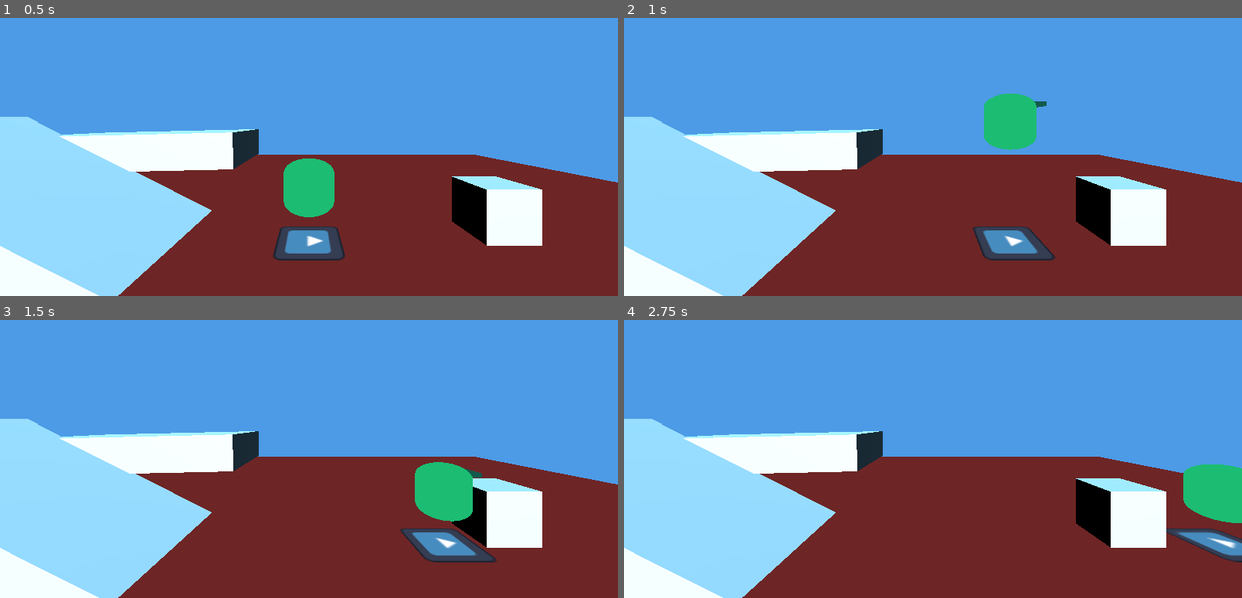
Above: before the commit, frames 1-4 (two rows, left to right).
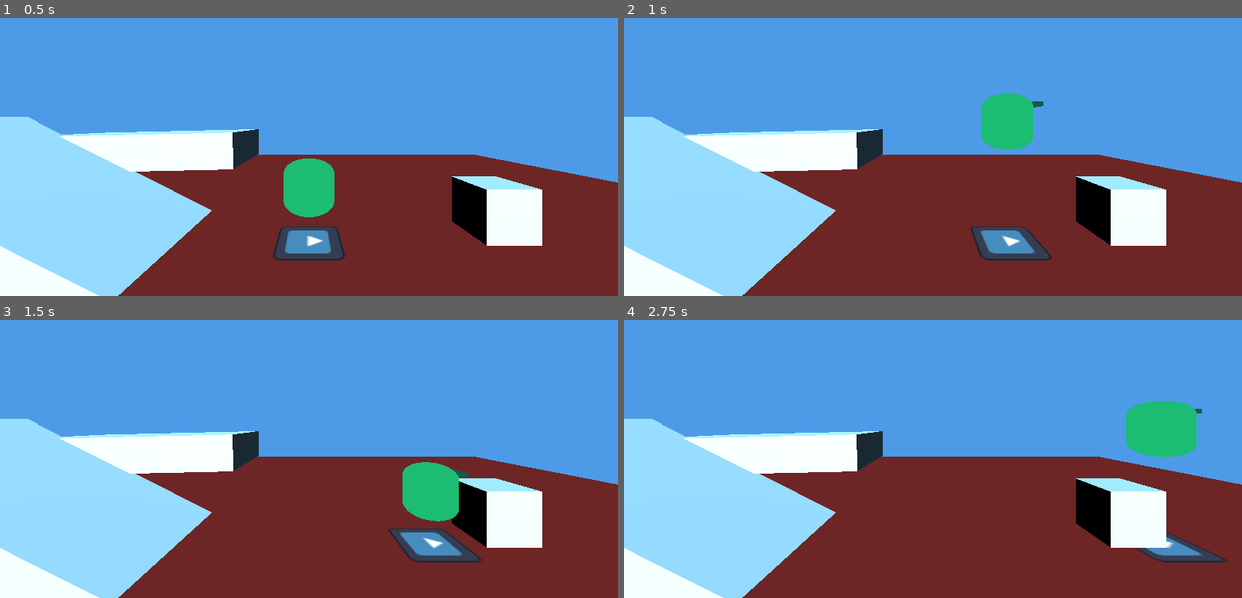
Above: after the commit, the same moments.

Repository: mcthaydt/cabaret-template
Game: Godot game, scene res://templates/base_scene_template.tscn
Same seed, same stepped clock (60 frames per second), same inputs: the game is played once before the commit and once after it. The engine's default icon, where the game draws it, is replaced by a stand-in: a white triangle on a blue panel in a dark square.
Inputs (mouse positions are in pixels of both pictures, inside the frame that each line leads up to):
- Up to frame 1 (0.5 s): no input
- Up to frame 2 (1 s): tap Enter at 0.5 s; move the mouse to (1068, 104) at 0.52 s; hold D (move_right) from 0.53 s (still down); tap Shift (sprint) at 0.6 s; click (1068, 104) at 0.67 s; tap Space (jump) at 0.77 s
- Up to frame 3 (1.5 s): release D (move_right) at 1.25 s; drag from (185, 442) to (278, 492) at 1.27 s
- Up to frame 4 (2.75 s): tap Space (jump) at 2 s; move the mouse to (994, 347) at 2.02 s; hold D (move_right) from 2.03 s (still down); tap Ctrl at 2.1 s

Frame 1 is identical in both runs. In frame 2, 0.5% of the frame differs, in the area x 56-70%, y 27-88%; in frame 3, 1.9%; in frame 4, 5.4%, in the area x 81-100%, y 29-88%.

Commit message:
Added Camera‑relative movement,  Air control and slope feel, Micro‑input deadzone.

Diff:
--- a/resources/floating_default.tres
+++ b/resources/floating_default.tres
@@ -1,15 +1,6 @@
-[gd_resource type="Resource" load_steps=2]
+[gd_resource type="Resource" script_class="RS_FloatingSettings" load_steps=2 format=3 uid="uid://boa7uhyoi17xk"]
 
-[ext_resource type="Script" path="res://scripts/ecs/resources/rs_floating_settings.gd" id="1_0"]
+[ext_resource type="Script" uid="uid://biedn8thdmp82" path="res://scripts/ecs/resources/rs_floating_settings.gd" id="1_0"]
 
 [resource]
 script = ExtResource("1_0")
-hover_height = 1.5
-hover_frequency = 3.0
-damping_ratio = 1.0
-max_up_speed = 20.0
-max_down_speed = 30.0
-fall_gravity = 60.0
-height_tolerance = 0.05
-settle_speed_tolerance = 0.1
-align_to_normal = true
--- a/resources/landing_indicator_default.tres
+++ b/resources/landing_indicator_default.tres
@@ -1,13 +1,6 @@
-[gd_resource type="Resource" load_steps=2]
+[gd_resource type="Resource" script_class="RS_LandingIndicatorSettings" load_steps=2 format=3 uid="uid://cwvcfu1vgo7vr"]
 
-[ext_resource type="Script" path="res://scripts/ecs/resources/rs_landing_indicator_settings.gd" id="1_0"]
+[ext_resource type="Script" uid="uid://cnn33x0yg6mhl" path="res://scripts/ecs/resources/rs_landing_indicator_settings.gd" id="1_0"]
 
 [resource]
 script = ExtResource("1_0")
-indicator_height_offset = 0.05
-ground_plane_height = 0.0
-max_projection_distance = 10.0
-ray_origin_lift = 0.15
-align_to_hit_normal = true
-normal_axis = 2
-normal_axis_positive = false
--- a/resources/rotate_default.tres
+++ b/resources/rotate_default.tres
@@ -1,11 +1,7 @@
-[gd_resource type="Resource" load_steps=2]
+[gd_resource type="Resource" script_class="RS_RotateToInputSettings" load_steps=2 format=3 uid="uid://dtjqohqt1rl7s"]
 
-[ext_resource type="Script" path="res://scripts/ecs/resources/rs_rotate_to_input_settings.gd" id="1_0"]
+[ext_resource type="Script" uid="uid://ck0nibcxg5tga" path="res://scripts/ecs/resources/rs_rotate_to_input_settings.gd" id="1_0"]
 
 [resource]
 script = ExtResource("1_0")
-turn_speed_degrees = 720.0
-max_turn_speed_degrees = 720.0
-use_second_order = false
-rotation_frequency = 2.0
-rotation_damping = 0.7
+use_second_order = true
--- a/scripts/ecs/components/c_floating_component.gd
+++ b/scripts/ecs/components/c_floating_component.gd
@@ -9,7 +9,9 @@
 @export_node_path('Node3D') var raycast_root_path: NodePath
 
 var is_supported: bool = false
-var _last_support_time: float = -INF
+var _last_support_time: float = - INF
+var _last_support_normal: Vector3 = Vector3.UP
+var _last_support_normal_time: float = - INF
 
 func _init() -> void:
 	component_type = COMPONENT_TYPE
@@ -60,3 +62,15 @@
 	if is_supported:
 		return true
 	return current_time - _last_support_time <= tolerance
+
+func set_last_support_normal(normal: Vector3, current_time: float) -> void:
+	if normal.length() > 0.0:
+		_last_support_normal = normal.normalized()
+		_last_support_normal_time = current_time
+
+func get_recent_support_normal(current_time: float, tolerance: float) -> Vector3:
+	if _last_support_normal_time == - INF:
+		return Vector3.ZERO
+	if current_time - _last_support_normal_time <= tolerance:
+		return _last_support_normal
+	return Vector3.ZERO
--- a/scripts/ecs/components/c_movement_component.gd
+++ b/scripts/ecs/components/c_movement_component.gd
@@ -8,6 +8,7 @@
 @export_node_path("CharacterBody3D") var character_body_path: NodePath
 @export_node_path("Node") var input_component_path: NodePath
 @export_node_path("Node") var support_component_path: NodePath
+@export_node_path("Camera3D") var camera_node_path: NodePath
 
 var _horizontal_dynamics_velocity: Vector2 = Vector2.ZERO
 var _last_debug_snapshot: Dictionary = {}
@@ -38,6 +39,11 @@
 		return null
 	return get_node_or_null(support_component_path) as C_FloatingComponent
 
+func get_camera_node() -> Camera3D:
+	if camera_node_path.is_empty():
+		return null
+	return get_node_or_null(camera_node_path) as Camera3D
+
 func get_horizontal_dynamics_velocity() -> Vector2:
 	return _horizontal_dynamics_velocity
 
--- a/scripts/ecs/resources/rs_movement_settings.gd
+++ b/scripts/ecs/resources/rs_movement_settings.gd
@@ -16,3 +16,5 @@
 @export var strafe_friction_scale: float = 1.0
 @export var forward_friction_scale: float = 1.0
 @export var support_grace_time: float = 0.25
+@export var air_control_scale: float = 0.3
+@export var slope_limit_degrees: float = 50.0
--- a/scripts/ecs/systems/s_floating_system.gd
+++ b/scripts/ecs/systems/s_floating_system.gd
@@ -42,6 +42,11 @@
 			if normal.length() == 0.0:
 				normal = Vector3.UP
 			normal = normal.normalized()
+
+			# Record the last support normal for downstream systems (e.g., movement slope checks)
+			floating_component.set_last_support_normal(normal, now)
+
+
 
 			var distance: float = support.distance
 			var height_error: float = floating_component.settings.hover_height - distance
--- a/scripts/ecs/systems/s_input_system.gd
+++ b/scripts/ecs/systems/s_input_system.gd
@@ -10,6 +10,7 @@
 @export var positive_z_action: StringName = StringName("move_backward")
 @export var jump_action: StringName = StringName("jump")
 @export var sprint_action: StringName = StringName("sprint")
+@export var input_deadzone: float = 0.15
 
 var _actions_initialized := false
 
@@ -20,6 +21,9 @@
     _ensure_actions()
 
     var movement_vector := Input.get_vector(negative_x_action, positive_x_action, negative_z_action, positive_z_action)
+    var mv_len := movement_vector.length()
+    if mv_len > 0.0 and mv_len < input_deadzone:
+        movement_vector = Vector2.ZERO
     var jump_pressed := Input.is_action_just_pressed(jump_action)
     var sprint_pressed := Input.is_action_pressed(sprint_action)
 
--- a/scripts/ecs/systems/s_movement_system.gd
+++ b/scripts/ecs/systems/s_movement_system.gd
@@ -43,21 +43,75 @@
 		var has_input: bool = input_vector.length() > 0.0
 		var desired_velocity: Vector3 = Vector3.ZERO
 		if has_input:
-			desired_velocity = _get_desired_velocity(input_vector, current_max_speed)
+			# If a camera is provided, transform input into camera-relative world-space on the XZ plane
+			var camera: Camera3D = component.get_camera_node()
+			if camera == null and has_node("/"):
+				var vp := get_viewport()
+				if vp != null and vp.has_method("get_camera_3d"):
+					var active_cam: Variant = vp.call("get_camera_3d")
+					if active_cam is Camera3D:
+						camera = active_cam
+			if camera != null:
+				var up_dir: Vector3 = (body.up_direction if body != null else Vector3.UP)
+				if up_dir.length() == 0.0:
+					up_dir = Vector3.UP
+				var cam_forward: Vector3 = -camera.global_transform.basis.z
+				cam_forward = _project_onto_plane(cam_forward, up_dir)
+				if cam_forward.length() == 0.0:
+					cam_forward = _project_onto_plane(Vector3.FORWARD, up_dir)
+				cam_forward = cam_forward.normalized()
+				var cam_right: Vector3 = camera.global_transform.basis.x
+				cam_right = _project_onto_plane(cam_right, up_dir)
+				if cam_right.length() == 0.0:
+					cam_right = cam_forward.cross(up_dir)
+				cam_right = cam_right.normalized()
+				var desired_dir: Vector3 = (cam_right * input_vector.x) + (cam_forward * input_vector.y)
+				if desired_dir.length() > 0.0:
+					desired_dir = desired_dir.normalized()
+				desired_velocity = desired_dir * current_max_speed
+			else:
+				desired_velocity = _get_desired_velocity(input_vector, current_max_speed)
 
 		var support_component: C_FloatingComponent = component.get_support_component()
 		var support_active: bool = false
 		if support_component != null:
 			support_active = support_component.has_recent_support(current_time, component.settings.support_grace_time)
 
+		# Air control and slope scaling
+		var accel_scale: float = 1.0
+		if support_component != null and not support_active:
+			accel_scale *= max(component.settings.air_control_scale, 0.0)
+
+		# Determine an effective surface normal for slope checks
+		var up_dir2: Vector3 = body.up_direction
+		if up_dir2.length() == 0.0:
+			up_dir2 = Vector3.UP
+		var effective_normal: Vector3 = Vector3.ZERO
+		if body.is_on_floor():
+			if body.has_method("get_floor_normal"):
+				var floor_n: Variant = body.call("get_floor_normal")
+				if floor_n is Vector3 and (floor_n as Vector3).length() > 0.0:
+					effective_normal = (floor_n as Vector3).normalized()
+		elif support_component != null:
+			var recent_n: Vector3 = support_component.get_recent_support_normal(current_time, component.settings.support_grace_time)
+			if recent_n.length() > 0.0:
+				effective_normal = recent_n.normalized()
+
+		if effective_normal.length() > 0.0 and component.settings.slope_limit_degrees > 0.0:
+			var dot_up: float = clamp(effective_normal.dot(up_dir2), -1.0, 1.0)
+			var angle_deg: float = rad_to_deg(acos(dot_up))
+			if angle_deg > component.settings.slope_limit_degrees:
+				accel_scale *= clamp(dot_up, 0.0, 1.0)
+
 		var wants_second_order: bool = component.settings.use_second_order_dynamics and component.settings.response_frequency > 0.0
 		if wants_second_order and has_input:
-			velocity = _apply_second_order_dynamics(component, velocity, desired_velocity, delta, support_active)
+			var desired_adjusted := desired_velocity * accel_scale
+			velocity = _apply_second_order_dynamics(component, velocity, desired_adjusted, delta, support_active)
 			velocity = _clamp_horizontal_speed(velocity, current_max_speed)
 		else:
 			if has_input:
-				velocity.x = move_toward(velocity.x, desired_velocity.x, component.settings.acceleration * delta)
-				velocity.z = move_toward(velocity.z, desired_velocity.z, component.settings.acceleration * delta)
+				velocity.x = move_toward(velocity.x, desired_velocity.x, component.settings.acceleration * accel_scale * delta)
+				velocity.z = move_toward(velocity.z, desired_velocity.z, component.settings.acceleration * accel_scale * delta)
 			else:
 				velocity.x = move_toward(velocity.x, 0.0, component.settings.deceleration * delta)
 				velocity.z = move_toward(velocity.z, 0.0, component.settings.deceleration * delta)
@@ -136,3 +190,10 @@
 	velocity.x = move_toward(velocity.x, 0.0, strafe_friction * delta)
 	velocity.z = move_toward(velocity.z, 0.0, forward_friction * delta)
 	return velocity
+
+func _project_onto_plane(vector: Vector3, plane_normal: Vector3) -> Vector3:
+	var n := plane_normal
+	if n.length() == 0.0:
+		return Vector3.ZERO
+	n = n.normalized()
+	return vector - n * vector.dot(n)
Not shown, removed: autofree_testing_pattern.md
Not shown, removed: godot_headless.log
